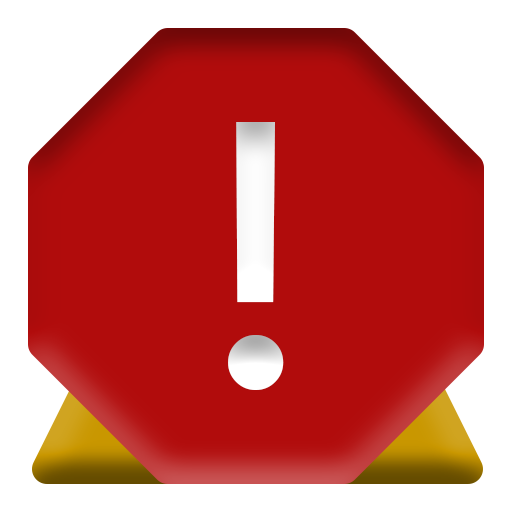
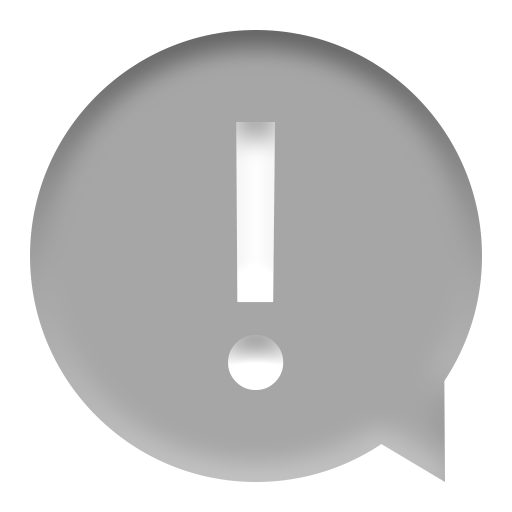
Layers edited between the first and the second (512, 512) image:
hid group "Error" (2 layers) over [28, 28, 484, 484]
hid group "Warning" (2 layers) over [32, 31, 483, 484]
added group "Log" with 4 layers above "Background" over [30, 30, 482, 482]
added layer "! copy" in group "Log" over [228, 122, 284, 390]
added group "Group 1" with 2 layers in group "Log" over [30, 30, 482, 482]
added layer "Triangle 2" in group "Group 1" over [318, 339, 445, 482]
added layer "Ellipse 1" in group "Group 1" over [30, 30, 482, 482]
hid "Background" over [28, 28, 484, 484]
